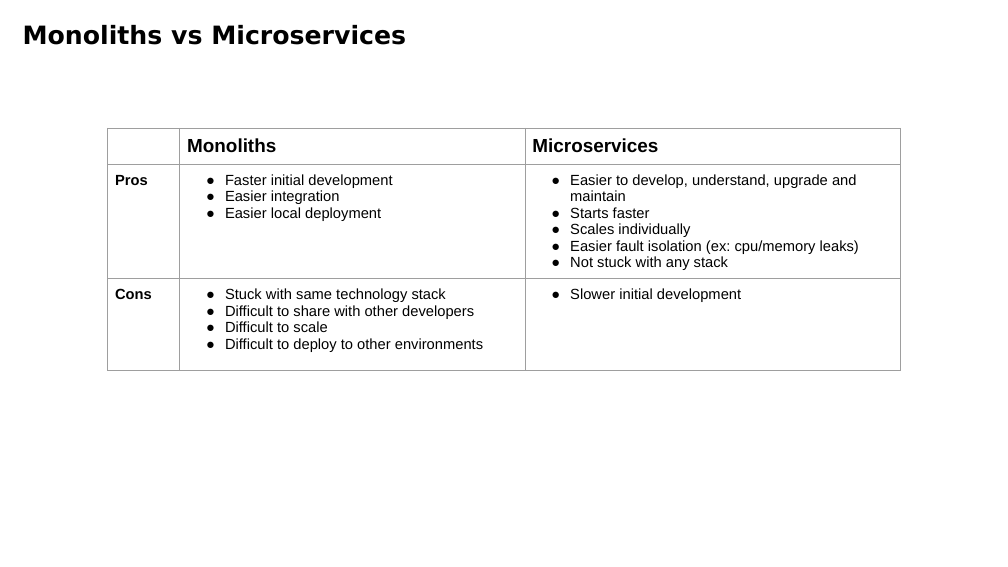
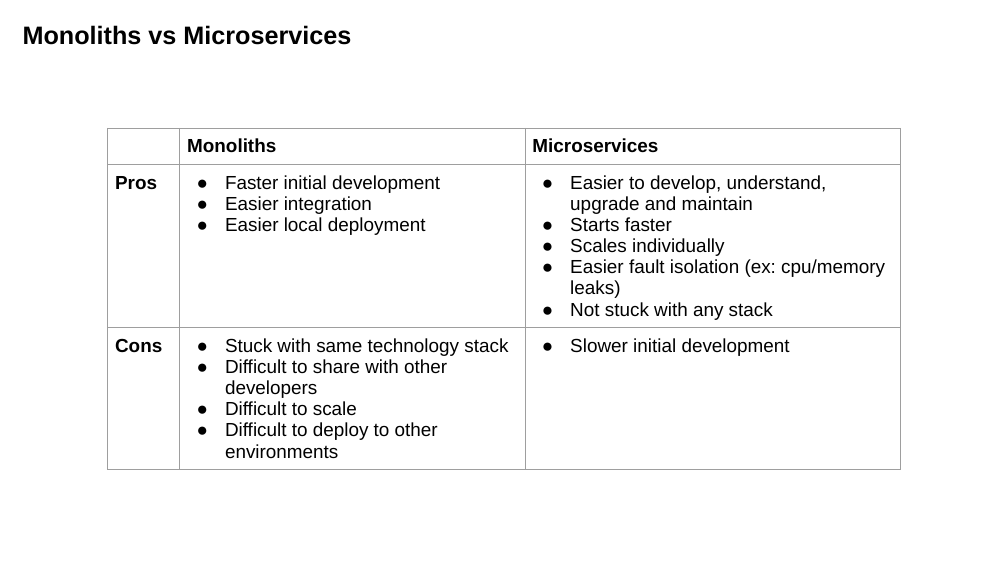
Before and after one commit to luisnabais-courses/course_docker, a slide deck: slide 6 of slides/02_intermediate_course_slides.pptx (slide 5 before the commit). Drawn at 1008x567 pixels with LibreOffice and Linux fonts; fonts in the diff are those of the drawing; background and template pictures are left out. Boxes give left, top, right and bottom in pixels: in the first picture for what was removed or moved away, otherwise in the second. Text is boxed around its words. In the diff, an @@ line names an element or a change of style, - is before the commit and + after.

```diff
--- a/slides/02_intermediate_course_slides.pptx
+++ b/slides/02_intermediate_course_slides.pptx
@@ text "Monoliths vs Microservices" at [23,25,351,45]: font DejaVu Sans to Arial @@
@@ table at [107,128,901,463] @@
@@ size 14 to 18 pt @@
@@ indent changed @@
```
Also in this commit, not shown: 8 other slides changed, 24 slides added, 18 slides removed, 30 other files.
